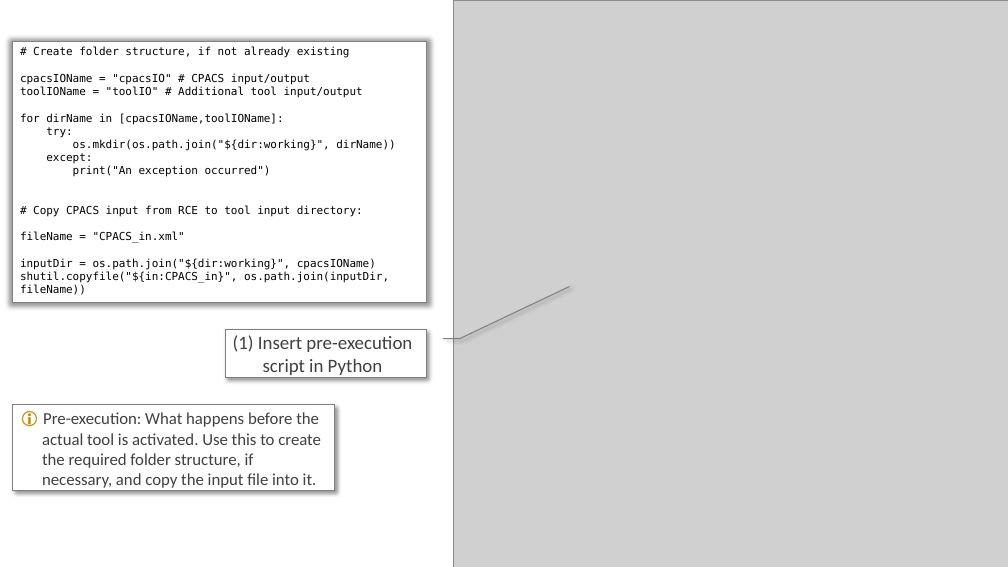
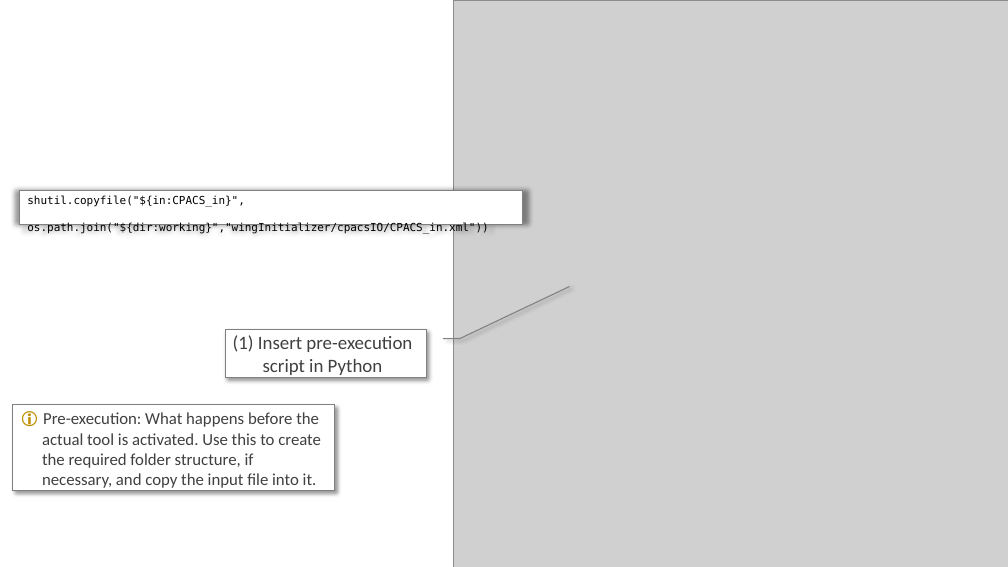
Before and after one commit to DLR-SL/CPACS_Seminar, a slide deck: slide 9 of ToolIntegration/dummyTools/wingInitializer/documentation/toolIntegrationSettings.pptx. Drawn at 1008x567 pixels with LibreOffice and Linux fonts; fonts in the diff are those of the drawing; grey boxes stand for pictures. Boxes give left, top, right and bottom in pixels: in the first picture for what was removed or moved away, otherwise in the second. Text is boxed around its words. In the diff, an @@ line names an element or a change of style, - is before the commit and + after.

```diff
--- a/ToolIntegration/dummyTools/wingInitializer/documentation/toolIntegrationSettings.pptx
+++ b/ToolIntegration/dummyTools/wingInitializer/documentation/toolIntegrationSettings.pptx
@@ rectangle "shutil.copyfile("${in:CPACS_in}",": place and size @@
-rectangle "shutil.copyfile("${in:CPACS_in}"," at [13, 42, 426, 303]
+rectangle "shutil.copyfile("${in:CPACS_in}"," at [20, 191, 523, 225]
@@ text in rectangle at [27, 196, 488, 234]: text changed @@
-# Create folder structure, if not already existing
-cpacsIOName = "cpacsIO" # CPACS input/output
-toolIOName = "toolIO" # Additional tool input/output
-for dirName in [cpacsIOName,toolIOName]:
-try:
-os.mkdir(os.path.join("${dir:working}", dirName))
-except:
-print("An exception occurred")
-# Copy CPACS input from RCE to tool input directory:
-fileName = "CPACS_in.xml"
-inputDir = os.path.join("${dir:working}", cpacsIOName)
-shutil.copyfile("${in:CPACS_in}", os.path.join(inputDir, fileName))
+shutil.copyfile("${in:CPACS_in}",
+os.path.join("${dir:working}","wingInitializer/cpacsIO/CPACS_in.xml"))
```
Also in this commit, not shown: 2 other slides changed, 6 slides removed, 3 other files.
